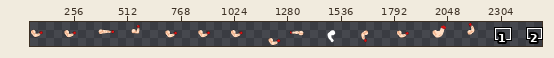
Sprite sheet: Assets/front_arm.png. The picture above shows the old version from afar; the outline marks the close-up.
Close-up. Earlier state:
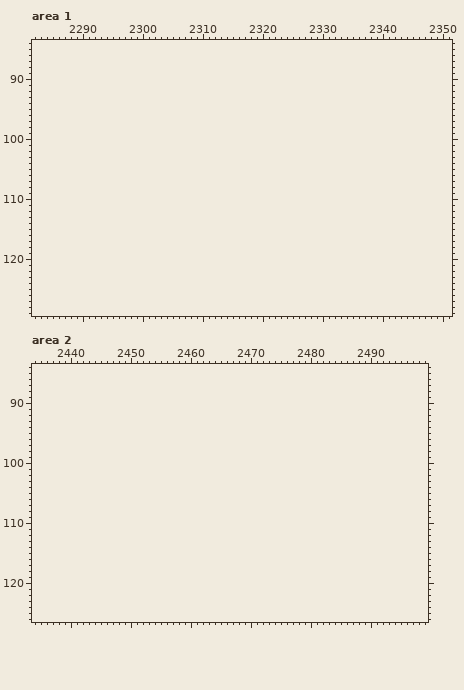
The file is 2240x180 pixels. Shown: area 1: x 2282..2351, y 84..129; area 2: x 2434..2499, y 84..126. The old version is drawn lined up with the new one, on the new canvas. The wide view leaves out empty margins.
The result:
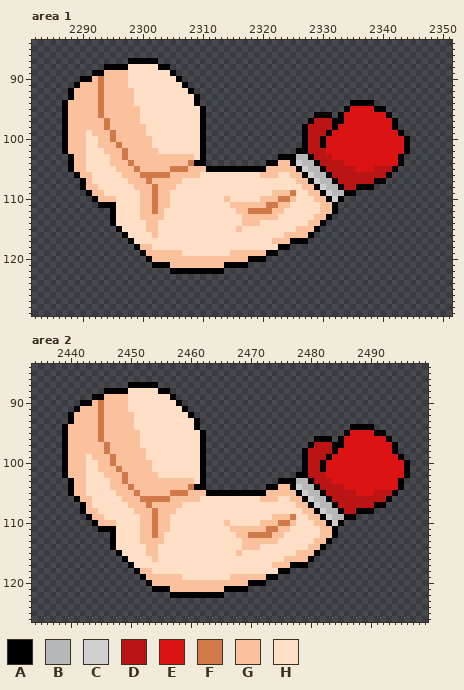
Palette (. is transparent): A #000000  B #b7b8b9  C #d0d0d0  D #ba1414  E #db1313  F #d07a49  G #fbc19d  H #ffdfc6
Difference:
canvas 2240x180 -> 2560x180
Changed rows in their new state; - is an unchanged pixel.
Area 1:
first column x 2287:
 87 -----------AAAAA------------------------------------------
 88 -------AAAAHHHHHAA----------------------------------------
 89 -----AAGGGGHHHHHHHA---------------------------------------
 90 ---AAGFGGGGHHHHHHHHA--------------------------------------
 91 --AGGGFGGGGHHHHHHHHHA-------------------------------------
 92 -AGGGGFGGGGGHHHHHHHHHA------------------------------------
 93 -AGGGGFGGGGGHHHHHHHHHHA-----------------------------------
 94 AGGGGGFGGGGGHHHHHHHHHHA-------------------------AAAA------
 95 AGGGGGFGGGGGGHHHHHHHHHHA-----------------------AEEEEAA----
 96 AGGGGGFGGGGGGHHHHHHHHHHA------------------AAA-AEEEEEEEA---
 97 AGGGGGGFGGGGGHHHHHHHHHHA-----------------ADDDAAEEEEEEEEA--
 98 AGGGGGGFGGGGGGHHHHHHHHHA----------------ADDDDAEEEEEEEEEA--
 99 AGGGHGGGFGGGGGHHHHHHHHHA----------------ADDDAEEEEEEEEEEEA-
100 AGGGHHGGFGGGGGGHHHHHHHHA----------------ADDAEEEEEEEEEEEEEA
101 AGGGHHGGGFGGGGGHHHHHHHHA----------------ADDAEEEEEEEEEEEEEA
102 AGGGHHHGGGFGGGGGHHHHHHHA---------------AADDDEEEEEEEEEEEEEA
103 -AGGHHHHGGFGGGGGGGGGGGHA------------AAABBADDDEEEEEEEEEEEA-
104 -AGGHHHHGGGFGGGGGGGGGFAA----------AAGGACBBADDDDEEEEEEEEEA-
105 -AGGHHHHHGGGFGGGGGFFFGGGAAAAAAAAAAGGGGGACBBADDDDDEEEDDDA--
106 --AGGHHHHHGGGFFFFFGGGGGHHHHHHHHHHGGGHHGGACBBADDDDDDDDDA---
107 ---AGHHHHHHGGGFGGGGGHHHHHHHHHHHHHHHHHHHGGACBBADDDDDDAA----
108 ---AGGHHHHHHGGGFGGGHHHHHHHHHHHHHHHHHHHHHGGACBBADDAAA------
109 ----AGGHHHHHHGGFGGHHHHHHHHHHHHHHHHHGGGFHHGGACBBAA---------
110 -----AGGGHHHHGGFGGHHHHHHHHHGHHHHHGGGFFGHHHGGACA-----------
111 ------AAAHHHHGGFGGHHHHHHHHHHGGGGGGFFGGHHHHHGGA------------
112 --------AHHHHGGFGHHHHHHHHHHHHGGFFFFGGHHHHHHGGA------------
113 --------AHHHHGGGGHHHHHHHHHHHHHGGGGGGHHHHHHGGA-------------
114 --------AHHHHHGGHHHHHHHHHHHHHHGGGHHHHHHHHGGA--------------
115 ---------AHHHHGGHHHHHHHHHHHHHGHHHHHHHHHGGGA---------------
116 ----------AHHHHGHHHHHHHHHHHHHHHHHHHHHGGGGA----------------
117 -----------AHHHHHHHHHHHHHHHHHHHHHHHGGGAAA-----------------
118 ------------AGGHHHHHHHHHHHHHHHHHHHHHAA--------------------
119 -------------AGGGGGGHHHHHHHHGGGGGGAA----------------------
120 --------------AGGGGGGGGGGGGGGGGAAA------------------------
121 ---------------AAAGGGGGGGGGAAAA---------------------------
122 ------------------AAAAAAAAA-------------------------------
Area 2:
first column x 2439:
 87 -----------AAAAA------------------------------------------
 88 -------AAAAHHHHHAA----------------------------------------
 89 -----AAGGGGHHHHHHHA---------------------------------------
 90 ---AAGFGGGGHHHHHHHHA--------------------------------------
 91 --AGGGFGGGGHHHHHHHHHA-------------------------------------
 92 -AGGGGFGGGGGHHHHHHHHHA------------------------------------
 93 -AGGGGFGGGGGHHHHHHHHHHA-----------------------------------
 94 AGGGGGFGGGGGHHHHHHHHHHA-------------------------AAAA------
 95 AGGGGGFGGGGGGHHHHHHHHHHA-----------------------AEEEEAA----
 96 AGGGGGFGGGGGGHHHHHHHHHHA------------------AAA-AEEEEEEEA---
 97 AGGGGGGFGGGGGHHHHHHHHHHA-----------------ADDDAAEEEEEEEEA--
 98 AGGGGGGFGGGGGGHHHHHHHHHA----------------ADDDDAEEEEEEEEEA--
 99 AGGGHGGGFGGGGGHHHHHHHHHA----------------ADDDAEEEEEEEEEEEA-
100 AGGGHHGGFGGGGGGHHHHHHHHA----------------ADDAEEEEEEEEEEEEEA
101 AGGGHHGGGFGGGGGHHHHHHHHA----------------ADDAEEEEEEEEEEEEEA
102 AGGGHHHGGGFGGGGGHHHHHHHA---------------AADDDEEEEEEEEEEEEEA
103 -AGGHHHHGGFGGGGGGGGGGGHA------------AAABBADDDEEEEEEEEEEEA-
104 -AGGHHHHGGGFGGGGGGGGGFAA----------AAGGACBBADDDDEEEEEEEEEA-
105 -AGGHHHHHGGGFGGGGGFFFGGGAAAAAAAAAAGGGGGACBBADDDDDEEEDDDA--
106 --AGGHHHHHGGGFFFFFGGGGGHHHHHHHHHHGGGHHGGACBBADDDDDDDDDA---
107 ---AGHHHHHHGGGFGGGGGHHHHHHHHHHHHHHHHHHHGGACBBADDDDDDAA----
108 ---AGGHHHHHHGGGFGGGHHHHHHHHHHHHHHHHHHHHHGGACBBADDAAA------
109 ----AGGHHHHHHGGFGGHHHHHHHHHHHHHHHHHGGGFHHGGACBBAA---------
110 -----AGGGHHHHGGFGGHHHHHHHHHGHHHHHGGGFFGHHHGGACA-----------
111 ------AAAHHHHGGFGGHHHHHHHHHHGGGGGGFFGGHHHHHGGA------------
112 --------AHHHHGGFGHHHHHHHHHHHHGGFFFFGGHHHHHHGGA------------
113 --------AHHHHGGGGHHHHHHHHHHHHHGGGGGGHHHHHHGGA-------------
114 --------AHHHHHGGHHHHHHHHHHHHHHGGGHHHHHHHHGGA--------------
115 ---------AHHHHGGHHHHHHHHHHHHHGHHHHHHHHHGGGA---------------
116 ----------AHHHHGHHHHHHHHHHHHHHHHHHHHHGGGGA----------------
117 -----------AHHHHHHHHHHHHHHHHHHHHHHHGGGAAA-----------------
118 ------------AGGHHHHHHHHHHHHHHHHHHHHHAA--------------------
119 -------------AGGGGGGHHHHHHHHGGGGGGAA----------------------
120 --------------AGGGGGGGGGGGGGGGGAAA------------------------
121 ---------------AAAGGGGGGGGGAAAA---------------------------
122 ------------------AAAAAAAAA-------------------------------
Changed places in both close-ups, as pixel boxes (x1, y1, x2, y2):
added: (62, 58, 410, 274)
added: (62, 382, 410, 598)
